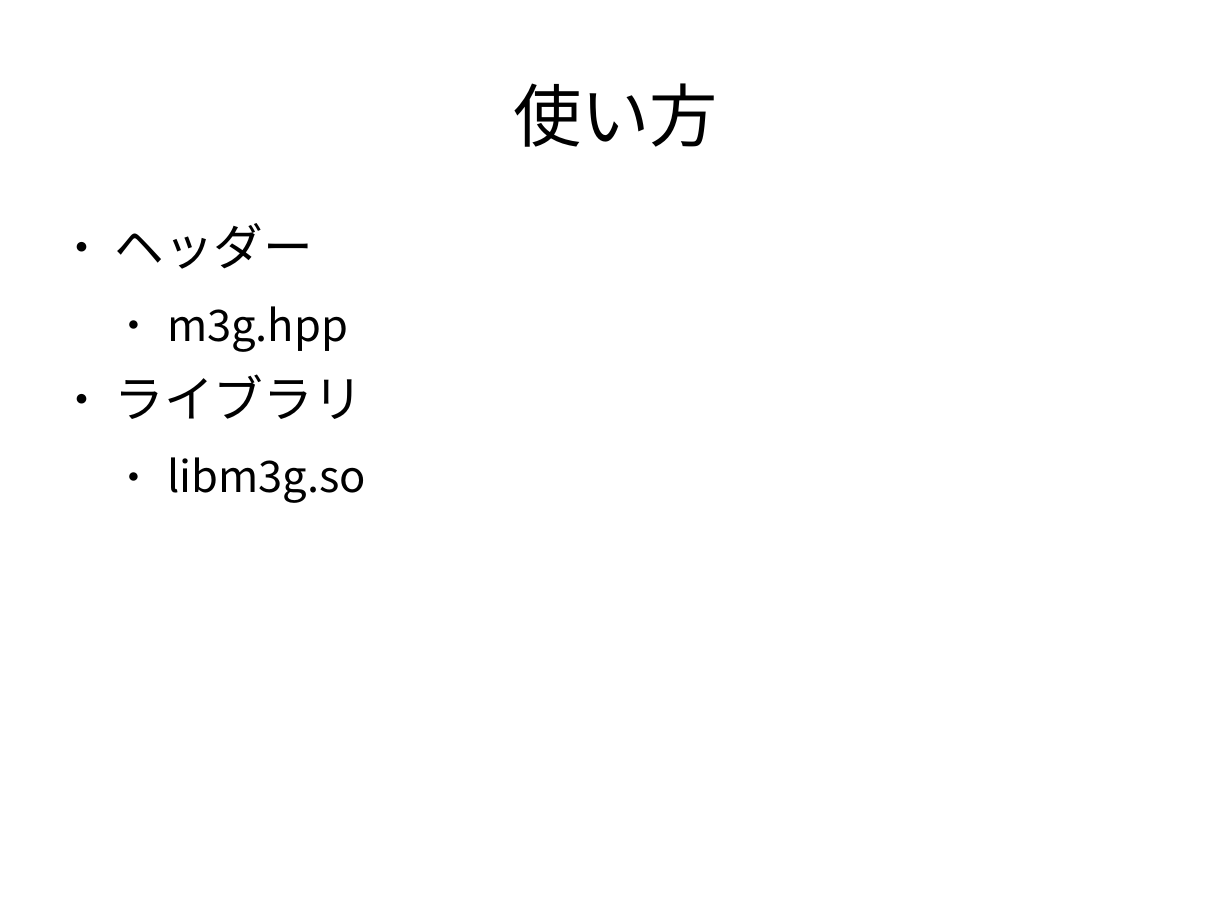
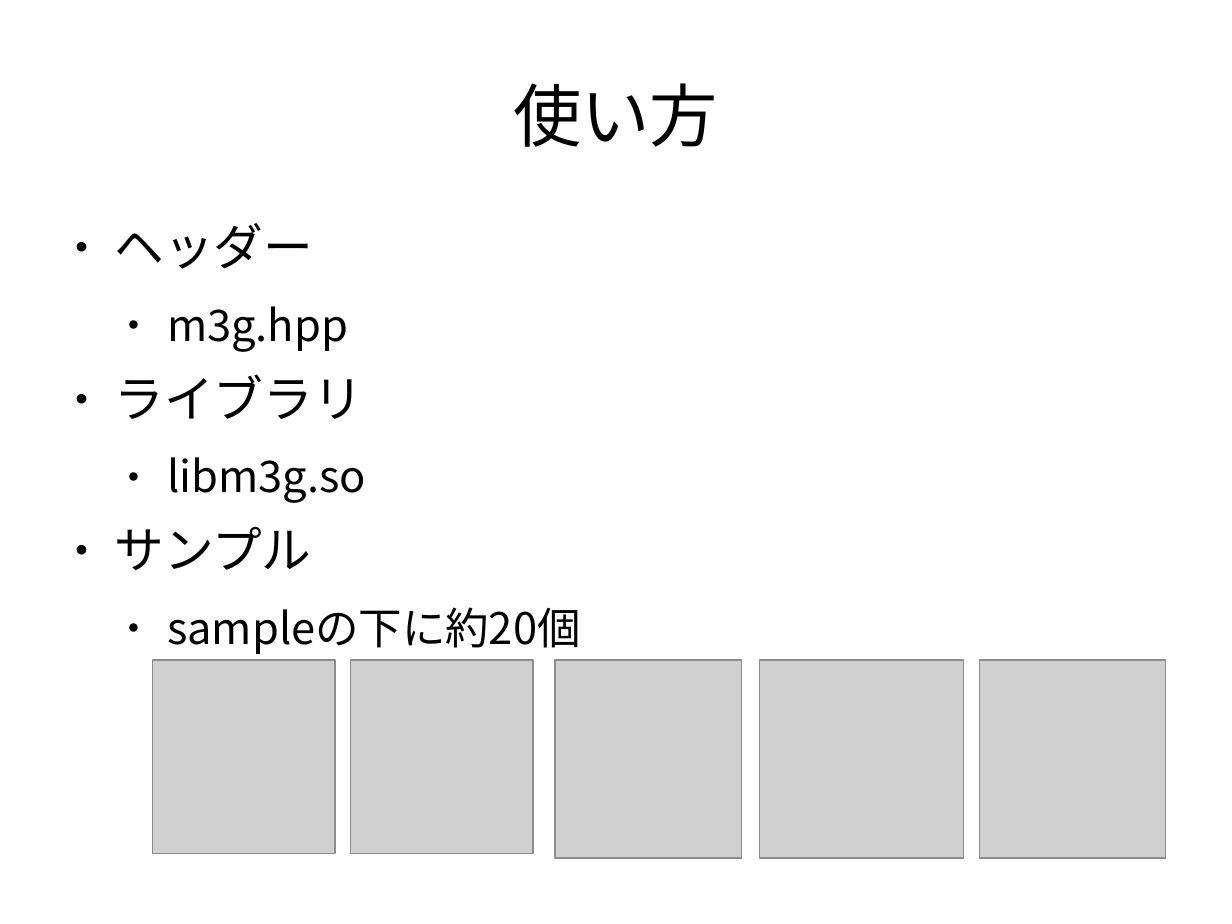
Before and after one commit to vadosnaprimer/desktop-m3g, a slide deck: slide 5 of doc/conference/Ruy会議2010-Desktop-M3Gとは.odp (slide 6 before the commit). Drawn at 1232x924 pixels with LibreOffice and Linux fonts; fonts in the diff are those of the drawing; grey boxes stand for pictures. Boxes give left, top, right and bottom in pixels: in the first picture for what was removed or moved away, otherwise in the second. Text is boxed around its words. In the diff, an @@ line names an element or a change of style, - is before the commit and + after.

```diff
--- a/doc/conference/Ruy会議2010-Desktop-M3Gとは.odp
+++ b/doc/conference/Ruy会議2010-Desktop-M3Gとは.odp
@@ text at [114,526,580,654]: paragraphs added @@
+● サンプル
+  ● sampleの下に約20個
@@ picture added at [152,661,334,854] @@
@@ picture added at [351,661,533,854] @@
@@ picture added at [556,661,742,859] @@
@@ picture added at [760,661,965,859] @@
@@ picture added at [979,661,1166,859] @@
```
Also in this commit, not shown: 5 other slides changed, 1 slide removed, 2 other files.
